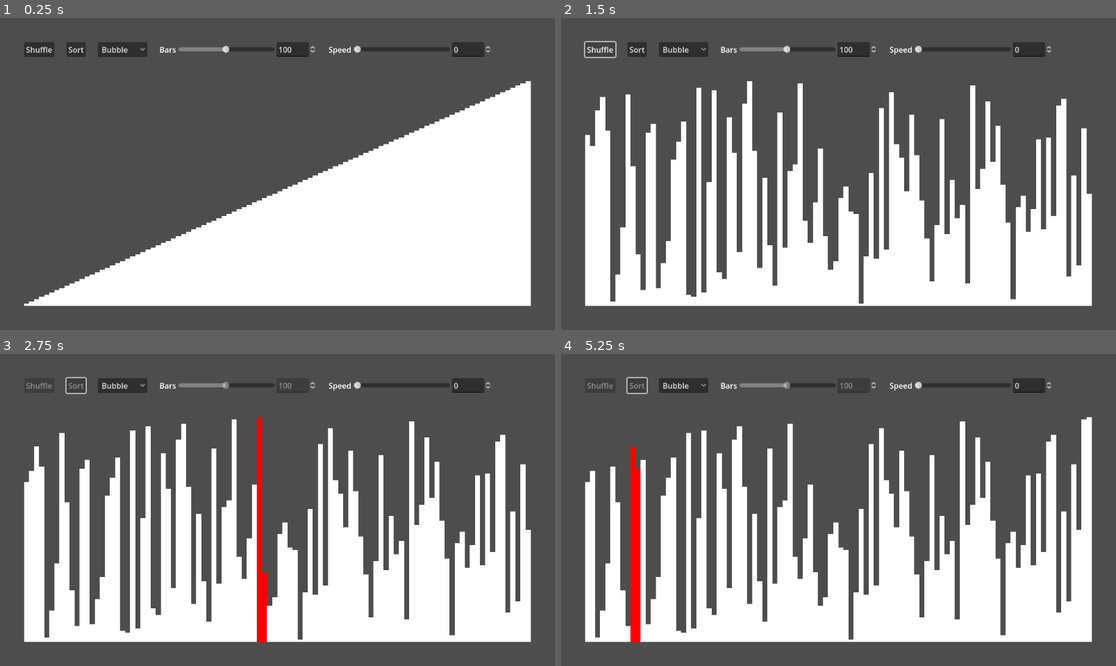
Above: before the commit, frames 1-4 (two rows, left to right).
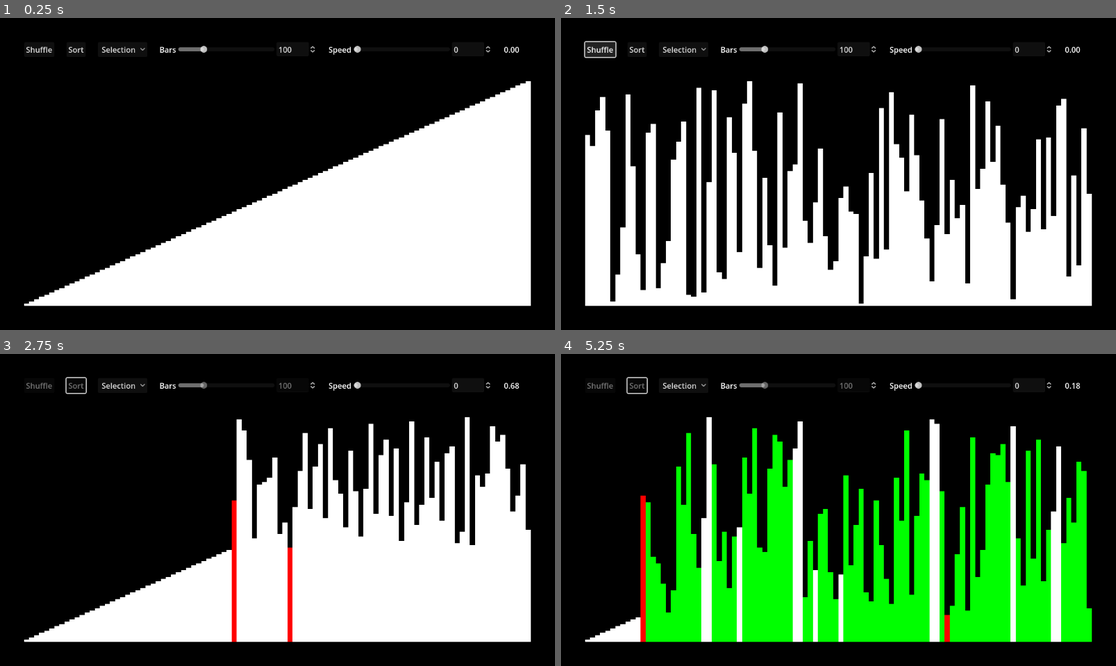
Above: after the commit, the same moments.

Repository: Shuflduf/Sorting-Algorithms-Visualiser
Game: Godot game, scene res://main.tscn
Two runs of this game, one before a commit and one after it. Both use one fixed random seed, a clock stepped at 60 frames per second and the inputs below.
Inputs (mouse positions are in pixels of both pictures, inside the frame that each line leads up to):
- Up to frame 1 (0.25 s): no input
- Up to frame 2 (1.5 s): click "Bubble" (after the commit: "Selection") at 0.5 s; click "Shuffle" at 1.25 s
- Up to frame 3 (2.75 s): click "Sort" at 2 s
- Up to frame 4 (5.25 s): click "Bubble" (after the commit: "Selection") at 2.75 s; click "Bubble" (after the commit: "Selection") at 3.5 s; click (599, 385) at 4.25 s, where only the run after the commit has a clickable "Shuffle"; click (638, 385) at 5 s, where only the run after the commit has a clickable "Sort"

The runs differ from the first frame. In frame 1, 67% of the frame differs, in the area x 0-100%, y 0-100%; in frame 2, 67%; in frame 3, 78%; in frame 4, 96%.

Commit message:
ui upgrades and timer

Diff:
--- a/main.tscn
+++ b/main.tscn
@@ -10,6 +10,9 @@
 [ext_resource type="Script" path="res://bogo.gd" id="6_gv1u3"]
 [ext_resource type="Script" path="res://gnome.gd" id="7_xxu3s"]
 [ext_resource type="Script" path="res://odd_even.gd" id="8_m7avv"]
+
+[sub_resource type="StyleBoxFlat" id="StyleBoxFlat_skmka"]
+bg_color = Color(1, 1, 1, 1)
 
 [node name="Control" type="Control" node_paths=PackedStringArray("sorter")]
 layout_mode = 3
@@ -61,6 +64,7 @@
 [node name="Options" type="OptionButton" parent="MarginContainer/VBoxContainer/UI"]
 unique_name_in_owner = true
 layout_mode = 2
+tooltip_text = "Ranked from fastest to slowest"
 
 [node name="Bars" type="HBoxContainer" parent="MarginContainer/VBoxContainer/UI"]
 layout_mode = 2
@@ -75,13 +79,13 @@
 layout_mode = 2
 size_flags_vertical = 4
 min_value = 2.0
-max_value = 200.0
+max_value = 400.0
 value = 2.0
 
 [node name="BarsNum" type="SpinBox" parent="MarginContainer/VBoxContainer/UI/Bars"]
 layout_mode = 2
 min_value = 2.0
-max_value = 200.0
+max_value = 400.0
 value = 2.0
 
 [node name="Speed" type="HBoxContainer" parent="MarginContainer/VBoxContainer/UI"]
@@ -107,6 +111,10 @@
 step = 0.01
 value = 0.5
 
+[node name="Timer" type="Label" parent="MarginContainer/VBoxContainer/UI"]
+layout_mode = 2
+text = "0.00"
+
 [node name="Bars" type="HBoxContainer" parent="MarginContainer/VBoxContainer"]
 unique_name_in_owner = true
 layout_mode = 2
@@ -116,23 +124,35 @@
 [node name="Sorters" type="Node" parent="."]
 unique_name_in_owner = true
 
-[node name="Bubble" type="Node" parent="Sorters"]
-script = ExtResource("3_h415j")
-
 [node name="Selection" type="Node" parent="Sorters"]
 script = ExtResource("4_ggfls")
 
 [node name="Cocktail" type="Node" parent="Sorters"]
 script = ExtResource("5_pv835")
 
-[node name="Bogo" type="Node" parent="Sorters"]
-script = ExtResource("6_gv1u3")
-
 [node name="Gnome" type="Node" parent="Sorters"]
 script = ExtResource("7_xxu3s")
 
 [node name="OddEven" type="Node" parent="Sorters"]
 script = ExtResource("8_m7avv")
+
+[node name="Bubble" type="Node" parent="Sorters"]
+script = ExtResource("3_h415j")
+
+[node name="Bogo" type="Node" parent="Sorters"]
+script = ExtResource("6_gv1u3")
+
+[node name="Panel" type="Panel" parent="."]
+modulate = Color(0, 0, 0, 1)
+z_index = -100
+layout_mode = 1
+anchors_preset = 15
+anchor_right = 1.0
+anchor_bottom = 1.0
+grow_horizontal = 2
+grow_vertical = 2
+mouse_filter = 2
+theme_override_styles/panel = SubResource("StyleBoxFlat_skmka")
 
 [connection signal="pressed" from="MarginContainer/VBoxContainer/UI/Shuffle" to="MarginContainer/VBoxContainer/UI" method="_on_shuffle_pressed"]
 [connection signal="pressed" from="MarginContainer/VBoxContainer/UI/Sort" to="MarginContainer/VBoxContainer/UI" method="_on_sort_pressed"]
--- a/ui.gd
+++ b/ui.gd
@@ -1,12 +1,21 @@
 extends HBoxContainer
 
 @onready var options: OptionButton = %Options
+@export var buttons_to_disable: Array[Control]
 
-@export var buttons_to_disable: Array[Control]
+var time = 0.0:
+	set(value):
+		time = value
+		$Timer.text = str(value).pad_decimals(2)
+var counting = false
 
 func populate_options():
 	for i in %Sorters.get_children():
 		options.add_item(i.name)
+
+func _process(delta: float) -> void:
+	if counting:
+		time += delta
 
 func _ready() -> void:
 	populate_options()
@@ -17,6 +26,7 @@
 	owner.sorted.connect(enable_buttons)
 
 func enable_buttons():
+	counting = false
 	for i in buttons_to_disable:
 		if i is Button:
 			i.disabled = false
@@ -24,6 +34,8 @@
 			i.editable = true
 
 func disable_buttons():
+	time = 0
+	counting = true
 	for i in buttons_to_disable:
 		if i is Button:
 			i.disabled = true
Not shown: 1 places in main.tscn that only renumber resources
